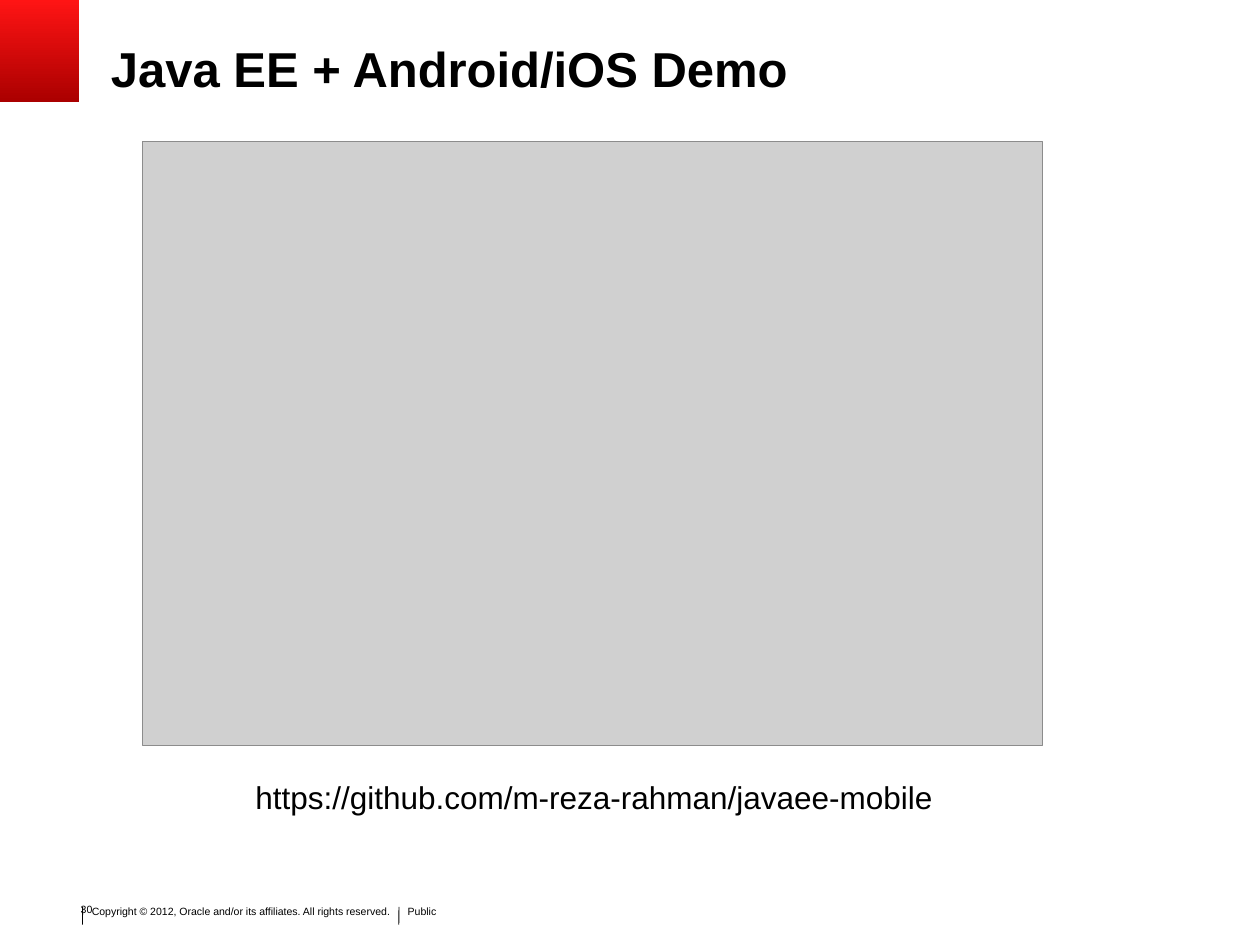
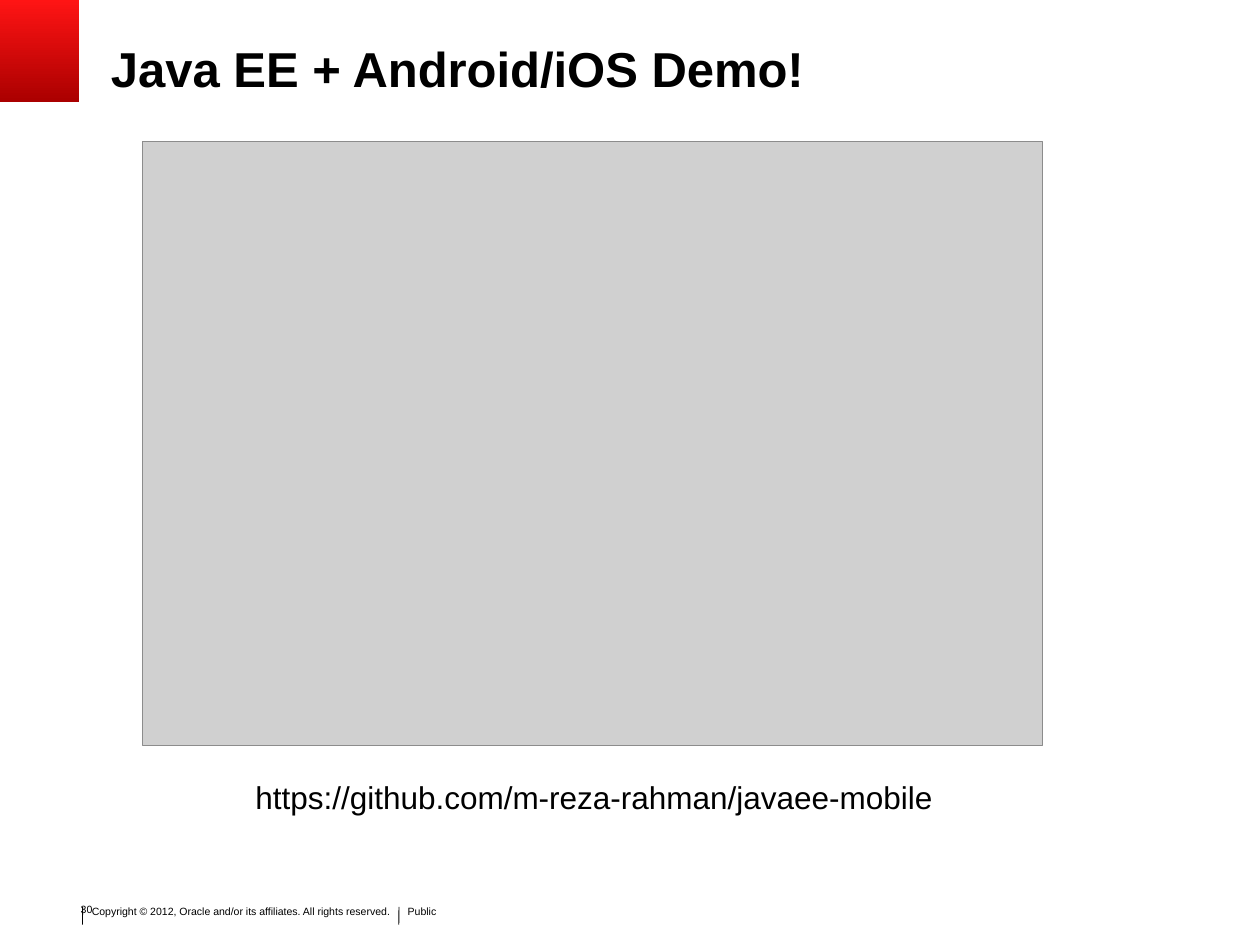
Before and after one commit to SoryBalde/javaee-mobile, a slide deck: slide 30 of javaee_mobile.ppt. Drawn at 1260x945 pixels with LibreOffice and Linux fonts; fonts in the diff are those of the drawing; grey boxes stand for pictures; background and template pictures are left out. Boxes give left, top, right and bottom in pixels: in the first picture for what was removed or moved away, otherwise in the second. Text is boxed around its words. In the diff, an @@ line names an element or a change of style, - is before the commit and + after.

```diff
--- a/javaee_mobile.ppt
+++ b/javaee_mobile.ppt
@@ title at bbox=[111, 51, 804, 88]: text changed @@
-Java EE + Android/iOS Demo
+Java EE + Android/iOS Demo!
```
Also in this commit, not shown: 4 other files.
